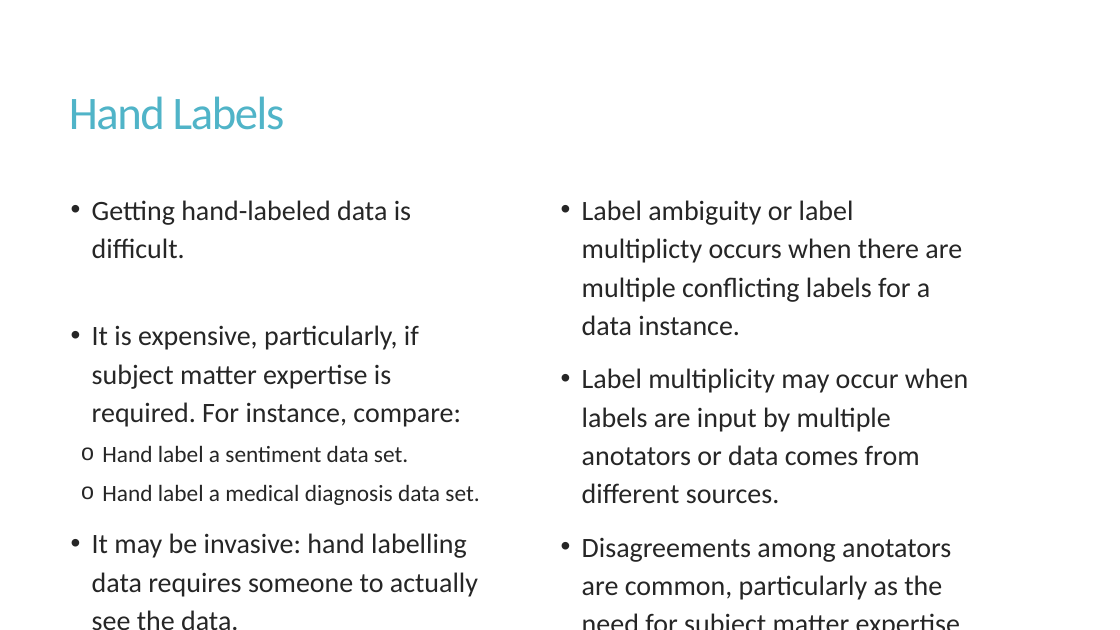
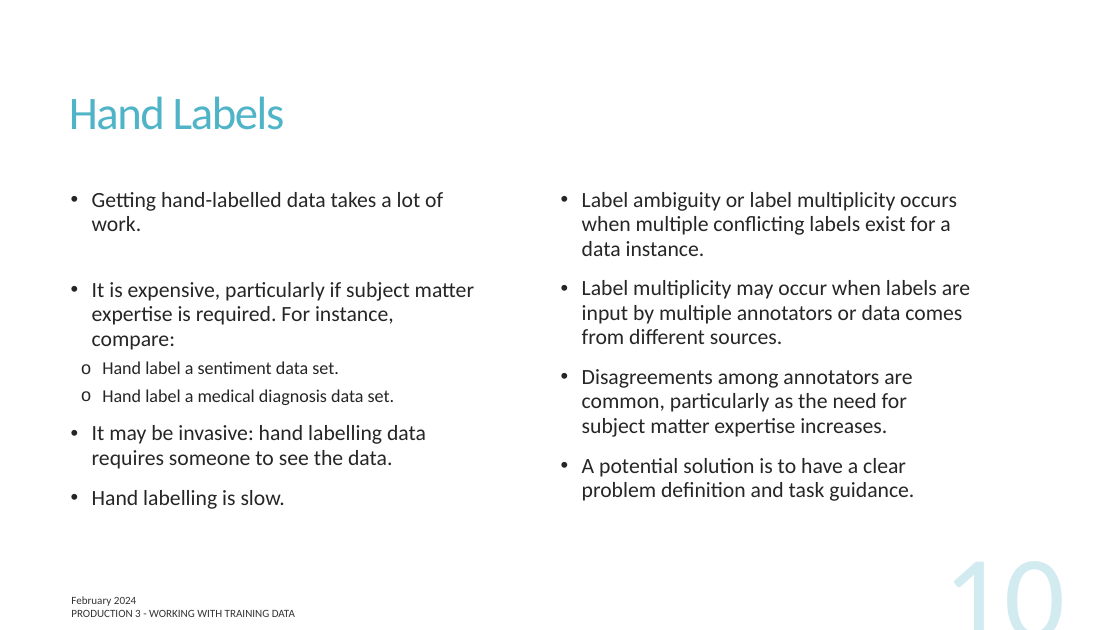
Before and after one commit to UofT-DSI/production, a slide deck: slide 10 of lessons/part_3/production_3.pptx. Drawn at 1120x630 pixels with LibreOffice and Linux fonts; fonts in the diff are those of the drawing. Boxes give left, top, right and bottom in pixels: in the first picture for what was removed or moved away, otherwise in the second. Text is boxed around its words. In the diff, an @@ line names an element or a change of style, - is before the commit and + after.

Commit message:
Update pptx

```diff
--- a/lessons/part_3/production_3.pptx
+++ b/lessons/part_3/production_3.pptx
@@ text at (x1=92, y1=192, x2=474, y2=350): text changed; size 24 to 18.6 pt @@
-• Getting hand-labeled data is difficult.
-• It is expensive, particularly, if subject matter expertise is required. For instance, compare:
+• Getting hand-labelled data takes a lot of work.
+• It is expensive, particularly if subject matter expertise is required. For instance, compare:
@@ text at (x1=582, y1=192, x2=970, y2=501): text changed; size 24 to 18.6 pt @@
-• Label ambiguity or label multiplicty occurs when there are multiple conflicting labels for a data instance.
-• Label multiplicity may occur when labels are input by multiple anotators or data comes from different sources.
-• Disagreements among anotators are common, particularly as the need for subject matter expertise increases.
-• A potential solution is to have clear problem definition and task guidance.
+• Label ambiguity or label multiplicity occurs when multiple conflicting labels exist for a data instance.
+• Label multiplicity may occur when labels are input by multiple annotators or data comes from different sources.
+• Disagreements among annotators are common, particularly as the need for subject matter expertise increases.
+• A potential solution is to have a clear problem definition and task guidance.
@@ text at (x1=102, y1=361, x2=395, y2=405): size 20 to 15.5 pt in "Hand label a sentiment data set.", "Hand label a medical diagnosis data set."; line spacing 1.14 to 0.94 @@
@@ text at (x1=92, y1=425, x2=426, y2=509): text changed; size 24 to 18.6 pt @@
-• It may be invasive: hand labelling data requires someone to actually see the data.
-• Hand labeling is slow.
+• It may be invasive: hand labelling data requires someone to see the data.
+• Hand labelling is slow.
@@ page number added at (x1=805, y1=540, x2=1074, y2=630), 103 pt, text #50B4C8 at 25% opacity @@
+10
@@ text added at (x1=71, y1=596, x2=136, y2=606), 9.5 pt, text #000000 at 80% opacity @@
+February 2024
@@ text added at (x1=71, y1=610, x2=295, y2=617), 9.5 pt, text #000000 at 80% opacity @@
+PRODUCTION 3 - WORKING WITH TRAINING DATA
```
Also in this commit, not shown: 18 other slides changed, 4 slides added, 4 slides removed, 2 other files.
